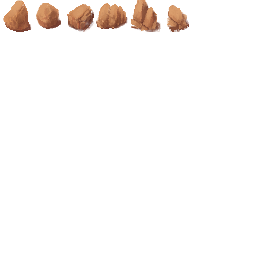
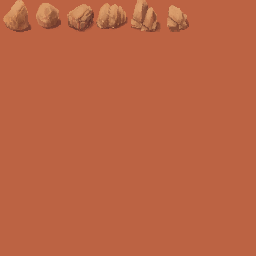
The second 256 x 256 image is a revision of the first. Changes to its layers:
showed "Layer 2 copy" over (x1=0, y1=0, x2=256, y2=256)